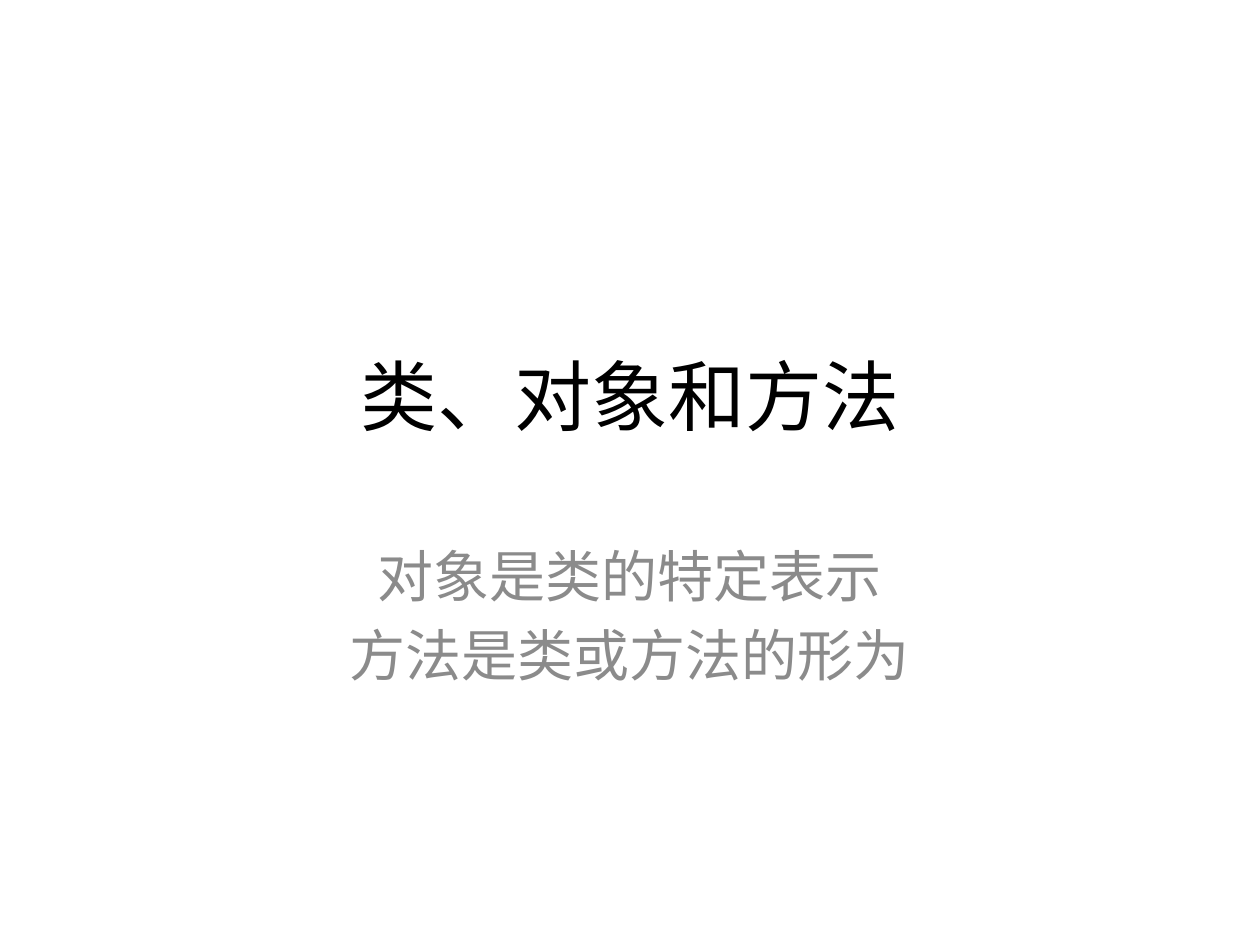
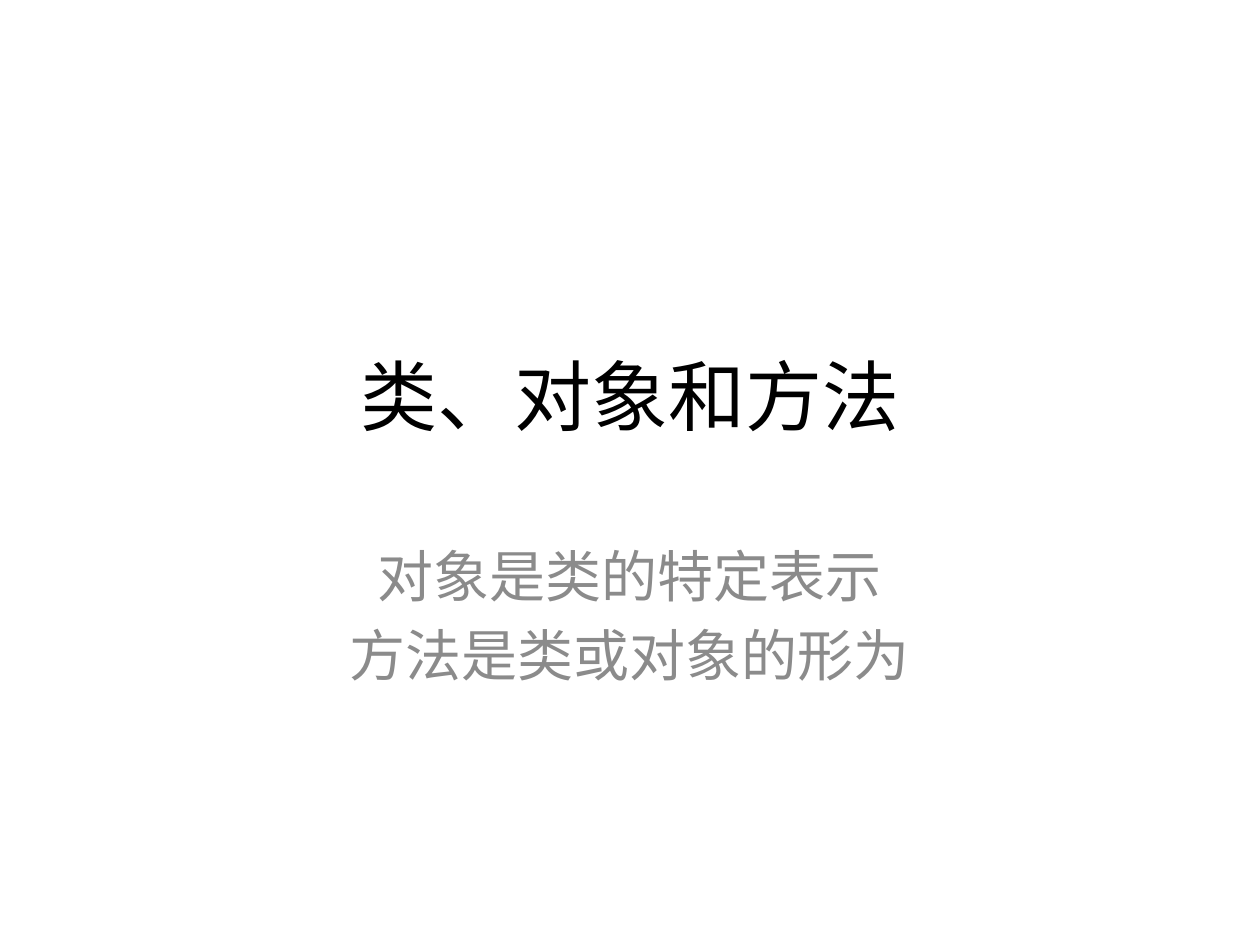
Before and after one commit to Jaykong/Programming_In_OC, a slide deck: slide 1 of CoursePPT/chap3_class_object_method.pptx. Drawn at 1260x945 pixels with LibreOffice and Linux fonts; fonts in the diff are those of the drawing. Boxes give left, top, right and bottom in pixels: in the first picture for what was removed or moved away, otherwise in the second. Text is boxed around its words. In the diff, an @@ line names an element or a change of style, - is before the commit and + after.

```diff
--- a/CoursePPT/chap3_class_object_method.pptx
+++ b/CoursePPT/chap3_class_object_method.pptx
@@ subtitle at box(350, 629, 910, 681): text changed @@
-方法是类或方法的形为
+方法是类或对象的形为
```
Also in this commit, not shown: 52 other files.
